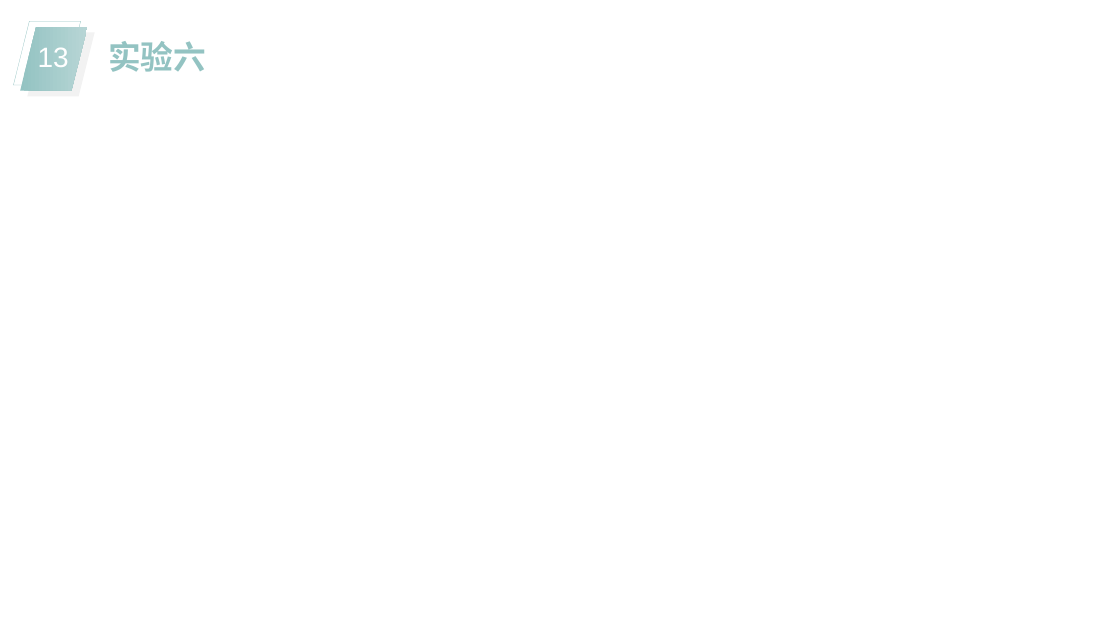
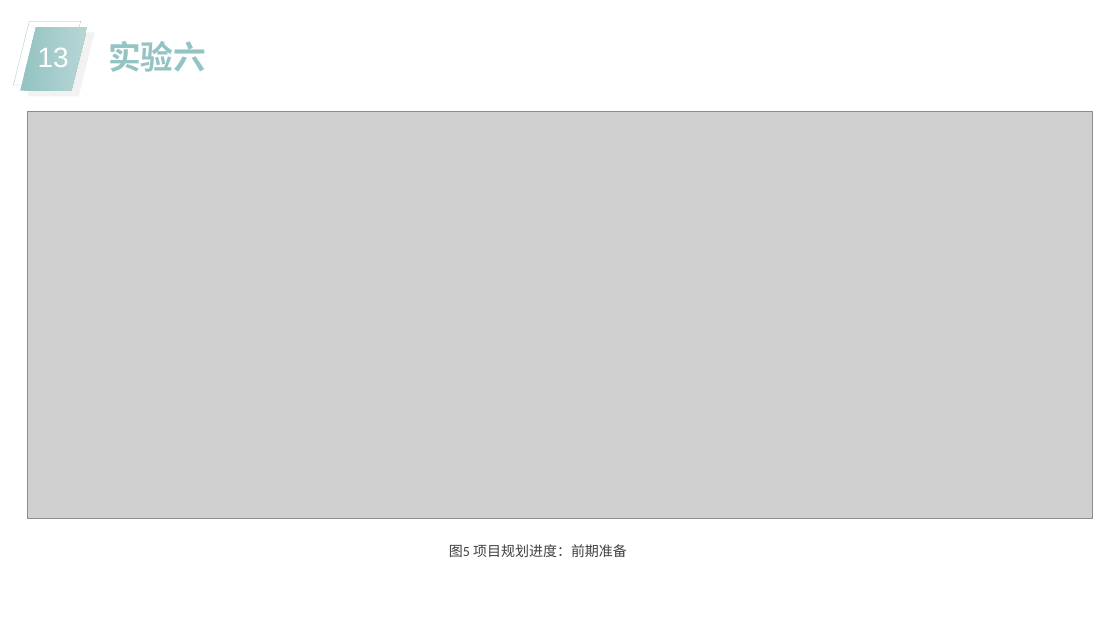
Before and after one commit to bhsei/20_F, a slide deck: slide 13 of 2-课堂汇报/第四周汇报_麦梓健.pptx. Drawn at 1120x630 pixels with LibreOffice and Linux fonts; fonts in the diff are those of the drawing; grey boxes stand for pictures. Boxes give left, top, right and bottom in pixels: in the first picture for what was removed or moved away, otherwise in the second. Text is boxed around its words. In the diff, an @@ line names an element or a change of style, - is before the commit and + after.

```diff
--- a/2-课堂汇报/第四周汇报_麦梓健.pptx
+++ b/2-课堂汇报/第四周汇报_麦梓健.pptx
@@ picture added at [28,112,1093,519] @@
@@ text added at [449,544,627,557], 12 pt, text #404040 @@
+图5 项目规划进度：前期准备
```
Also in this commit, not shown: 2 other slides changed, 4 slides added, 1 slide removed, 3 other files.
